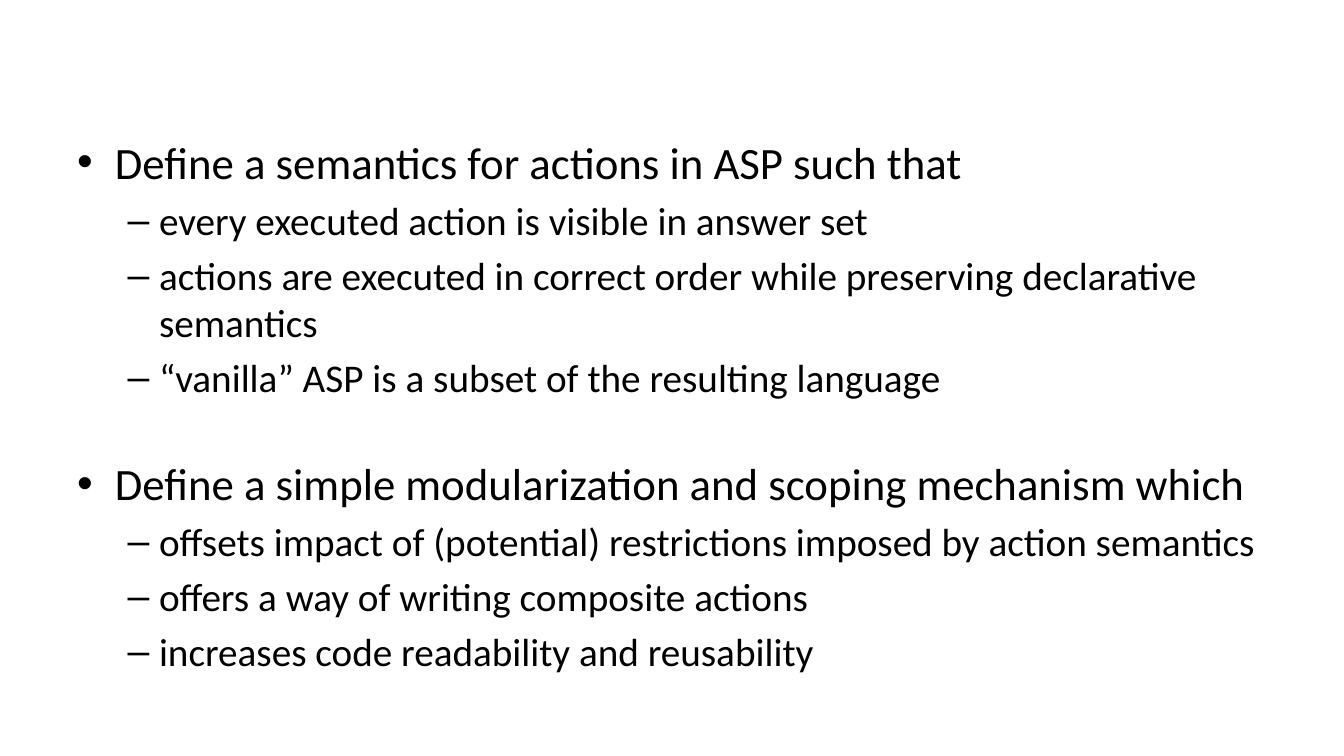
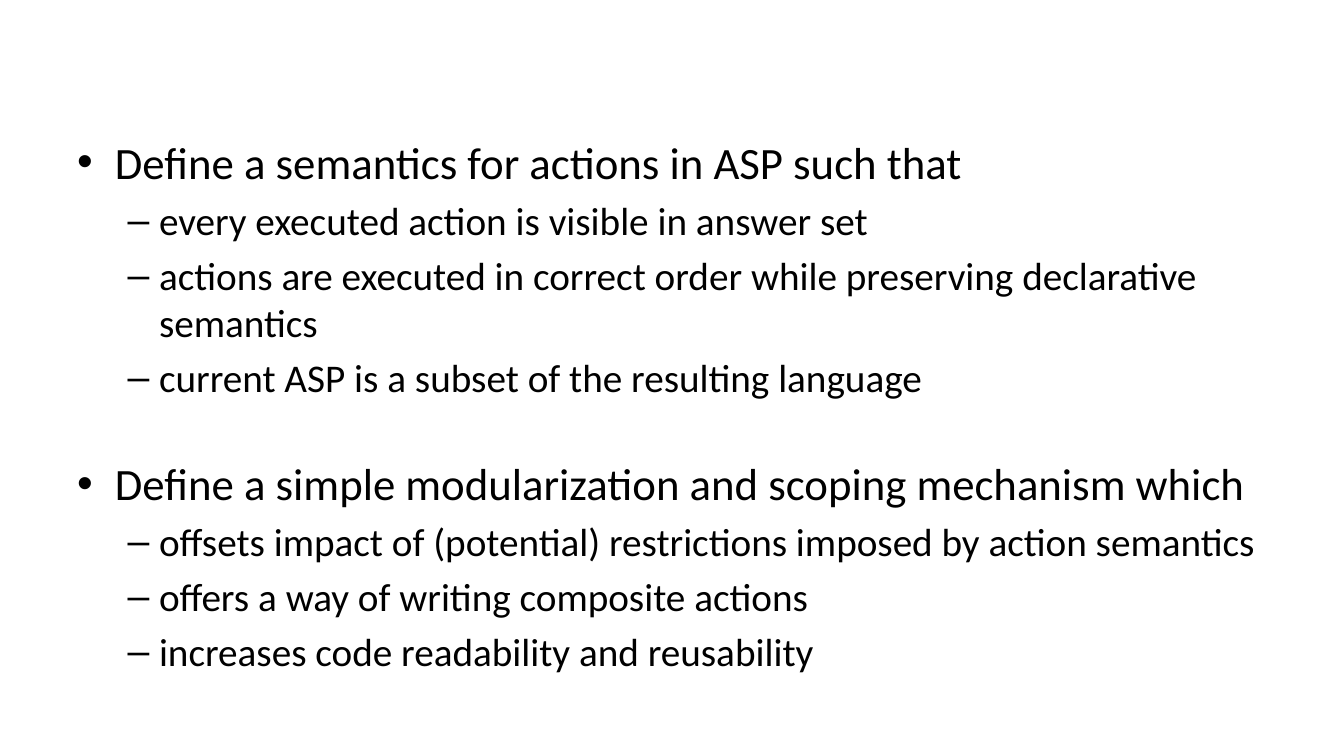
Before and after one commit to madmike200590/evolog-thesis, a slide deck: slide 5 of proposal/presentation.pptx (slide 4 before the commit). Drawn at 1344x756 pixels with LibreOffice and Linux fonts; fonts in the diff are those of the drawing; background and template pictures are left out. Boxes give left, top, right and bottom in pixels: in the first picture for what was removed or moved away, otherwise in the second. Text is boxed around its words. In the diff, an @@ line names an element or a change of style, - is before the commit and + after.

```diff
--- a/proposal/presentation.pptx
+++ b/proposal/presentation.pptx
@@ text at <box>159,364,922,399</box>: text changed @@
-  – “vanilla” ASP is a subset of the resulting language
+  – current ASP is a subset of the resulting language
```
Also in this commit, not shown: 3 slides added, 1 slide removed, 3 other files.
